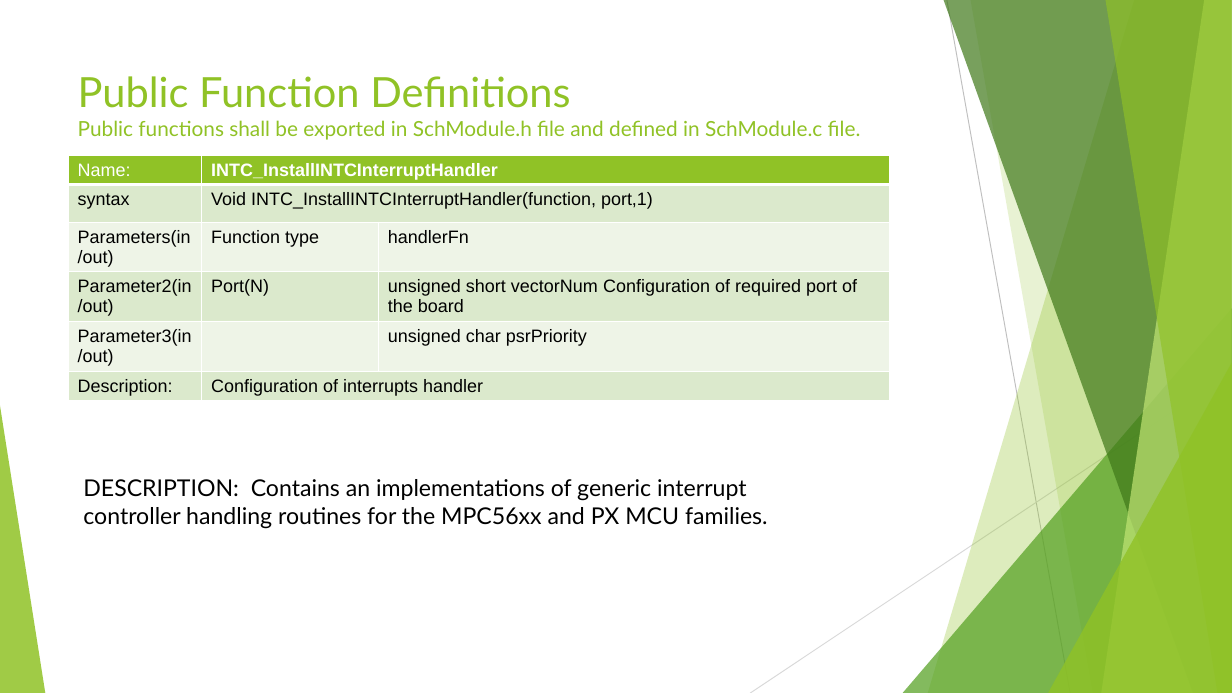
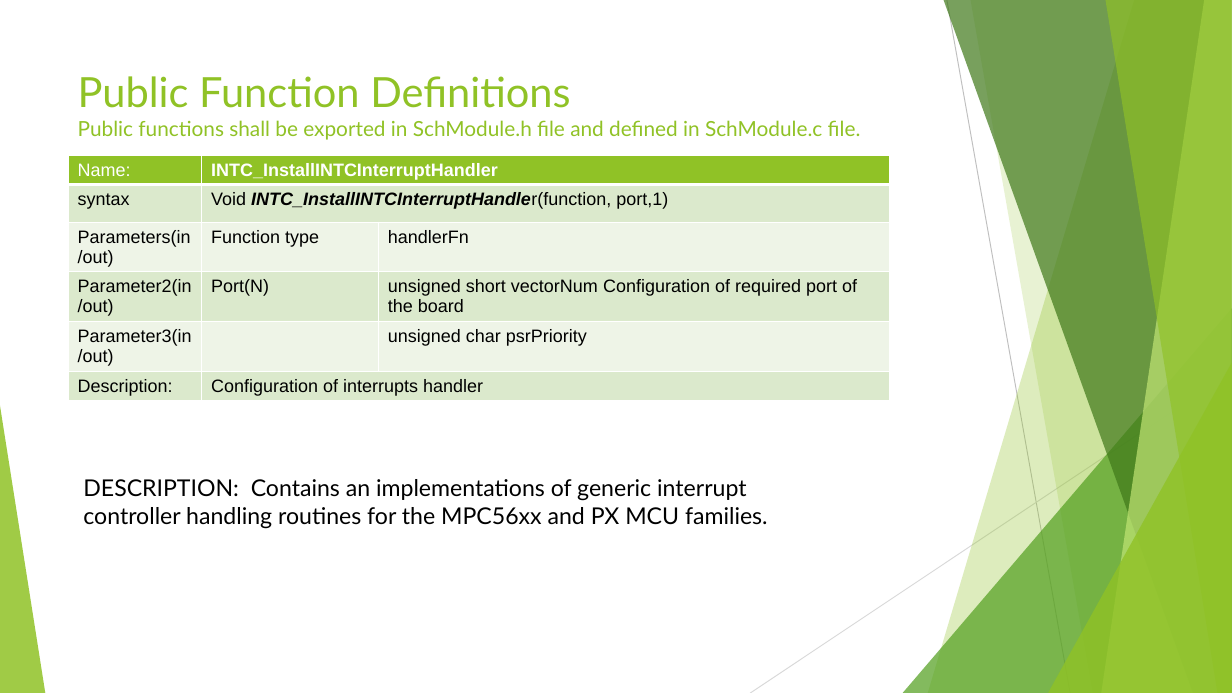
Before and after one commit to DavidDiaz0099/scheduler, a slide deck: slide 14 of Scheduler Module.pptx. Drawn at 1232x693 pixels with LibreOffice and Linux fonts; fonts in the diff are those of the drawing. Boxes give left, top, right and bottom in pixels: in the first picture for what was removed or moved away, otherwise in the second. Text is boxed around its words. In the diff, an @@ line names an element or a change of style, - is before the commit and + after.

```diff
--- a/Scheduler Module.pptx
+++ b/Scheduler Module.pptx
@@ table at <box>68,155,889,411</box> @@
@@ bold on, italic on in "INTC_InstallINTCInterruptHandler(function," @@
```
Also in this commit, not shown: 6 other slides changed, 1 other file.
